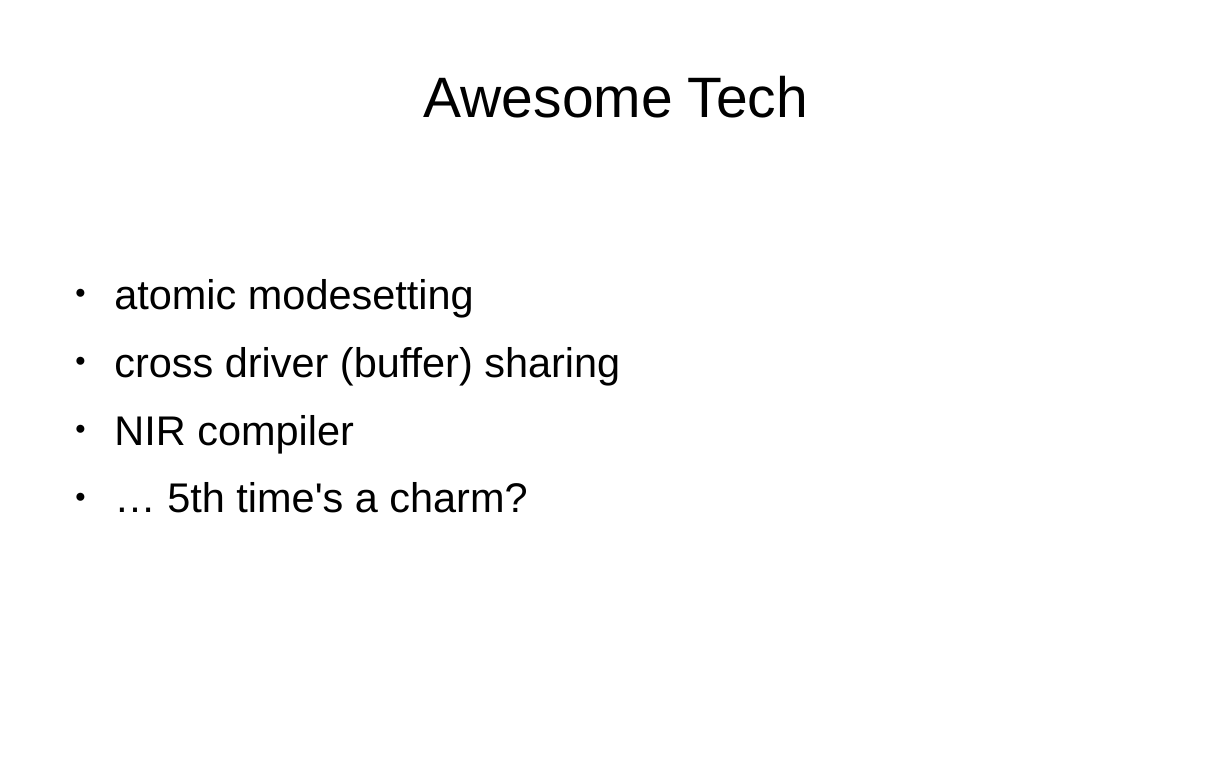
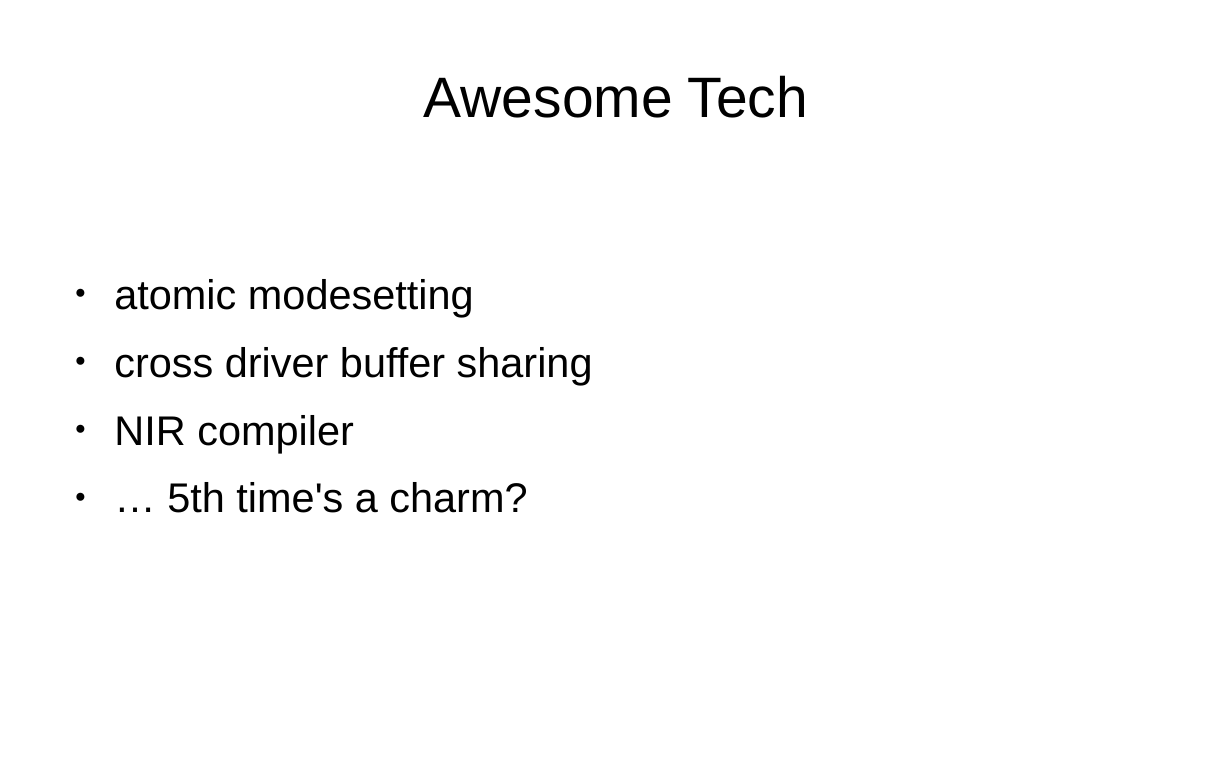
Before and after one commit to danvet/danvet.github.io, a slide deck: slide 24 of slides/lca-2020-awesome.odp. Drawn at 1232x770 pixels with LibreOffice and Linux fonts; fonts in the diff are those of the drawing. Boxes give left, top, right and bottom in pixels: in the first picture for what was removed or moved away, otherwise in the second. Text is boxed around its words. In the diff, an @@ line names an element or a change of style, - is before the commit and + after.

```diff
--- a/slides/lca-2020-awesome.odp
+++ b/slides/lca-2020-awesome.odp
@@ text at box(114, 347, 593, 385): text changed @@
-● cross driver (buffer) sharing
+● cross driver buffer sharing
```
Also in this commit, not shown: 2 other slides changed, 2 other files.
